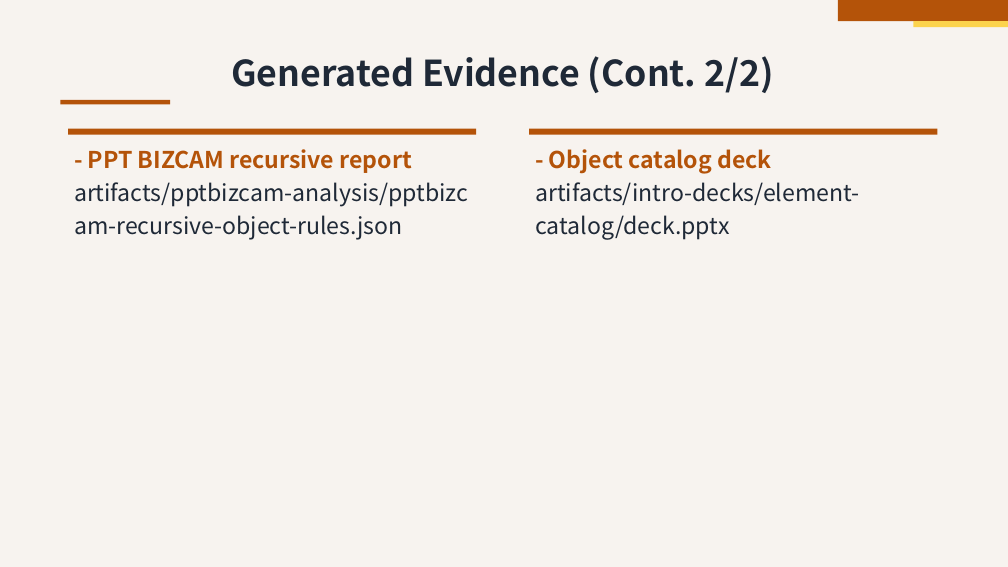
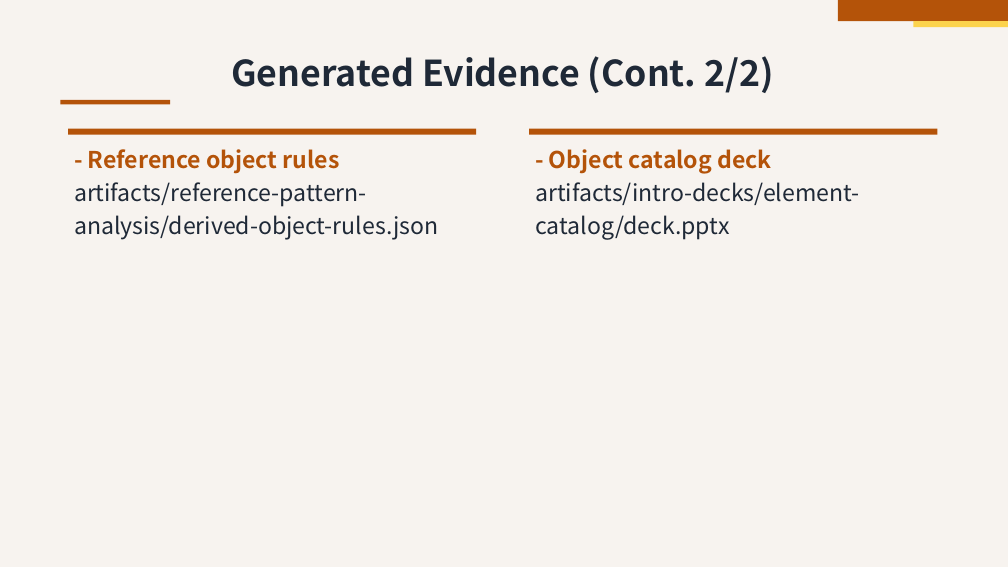
Before and after one commit to ch040602/mdpr-skill, a slide deck: slide 10 of artifacts/release-check/build/deck.pptx. Drawn at 1008x567 pixels with LibreOffice and Linux fonts; fonts in the diff are those of the drawing. Boxes give left, top, right and bottom in pixels: in the first picture for what was removed or moved away, otherwise in the second. Text is boxed around its words. In the diff, an @@ line names an element or a change of style, - is before the commit and + after.

Commit message:
chore: scrub reference source identifiers from artifacts

```diff
--- a/artifacts/release-check/build/deck.pptx
+++ b/artifacts/release-check/build/deck.pptx
@@ text at <box>74,149,438,240</box>: text changed @@
-- PPT BIZCAM recursive report artifacts/pptbizcam-analysis/pptbizcam-recursive-object-rules.json
+- Reference object rules artifacts/reference-pattern-analysis/derived-object-rules.json
```
Also in this commit, not shown: 9 other slides changed, 3 other files.
